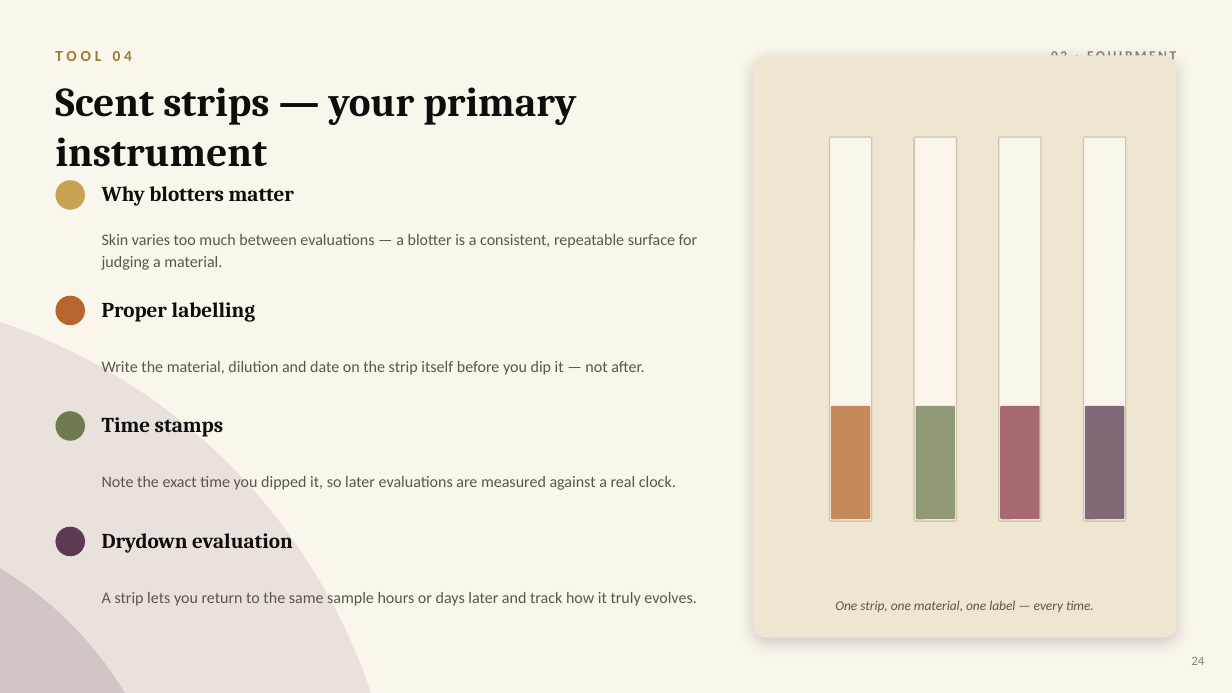
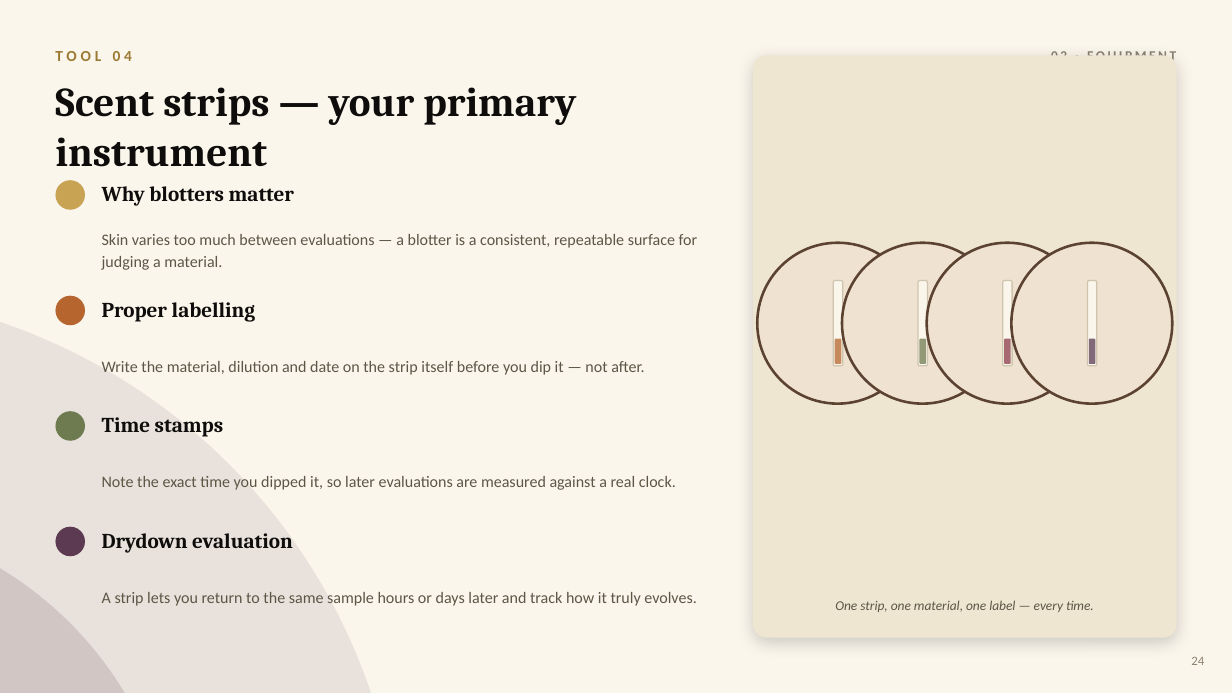
Before and after one commit to yevfumes/yev, a slide deck: slide 27 of course/YEVFUMES_Perfumery_Course.pptx. Drawn at 1232x693 pixels with LibreOffice and Linux fonts; fonts in the diff are those of the drawing. Boxes give left, top, right and bottom in pixels: in the first picture for what was removed or moved away, otherwise in the second. Text is boxed around its words. In the diff, an @@ line names an element or a change of style, - is before the commit and + after.

```diff
--- a/course/YEVFUMES_Perfumery_Course.pptx
+++ b/course/YEVFUMES_Perfumery_Course.pptx
@@ ellipse added at (758, 243, 919, 404), fill #EFE2D0 @@
@@ ellipse added at (758, 243, 919, 404), outline #5C4230 2.02 pt @@
@@ ellipse added at (842, 243, 1003, 404), fill #EFE2D0 @@
@@ ellipse added at (842, 243, 1003, 404), outline #5C4230 2.02 pt @@
@@ ellipse added at (927, 243, 1088, 404), fill #EFE2D0 @@
@@ ellipse added at (927, 243, 1088, 404), outline #5C4230 2.02 pt @@
@@ ellipse added at (1012, 243, 1173, 404), fill #EFE2D0 @@
@@ ellipse added at (1012, 243, 1173, 404), outline #5C4230 2.02 pt @@
@@ rounded rectangle: place and size @@
-rounded rectangle at (830, 137, 872, 521)
+rounded rectangle at (834, 281, 843, 366)
@@ rounded rectangle: place and size @@
-rounded rectangle at (914, 137, 957, 521)
+rounded rectangle at (919, 281, 928, 366)
@@ rounded rectangle: place and size @@
-rounded rectangle at (999, 137, 1042, 521)
+rounded rectangle at (1003, 281, 1012, 366)
@@ proportions changed in 4 elements at (919, 281, 928, 366), (834, 281, 843, 366), (1003, 281, 1012, 366), (1088, 281, 1097, 366) @@
@@ rounded rectangle: place and size @@
-rounded rectangle at (1084, 137, 1127, 521)
+rounded rectangle at (1088, 281, 1097, 366)
@@ rounded rectangle added at (835, 338, 841, 364), fill #B5652D at 75% opacity @@
@@ rounded rectangle added at (920, 338, 926, 364), fill #6E7A50 at 75% opacity @@
@@ rounded rectangle added at (1005, 338, 1011, 364), fill #8C3B49 at 75% opacity @@
@@ rounded rectangle added at (1089, 338, 1095, 364), fill #5B3A52 at 75% opacity @@
@@ rounded rectangle removed at (831, 406, 871, 519) @@
@@ rounded rectangle removed at (916, 406, 956, 519) @@
@@ rounded rectangle removed at (1000, 406, 1040, 519) @@
@@ rounded rectangle removed at (1085, 406, 1125, 519) @@
```
Also in this commit, not shown: 101 other slides changed, 6 slides added.
